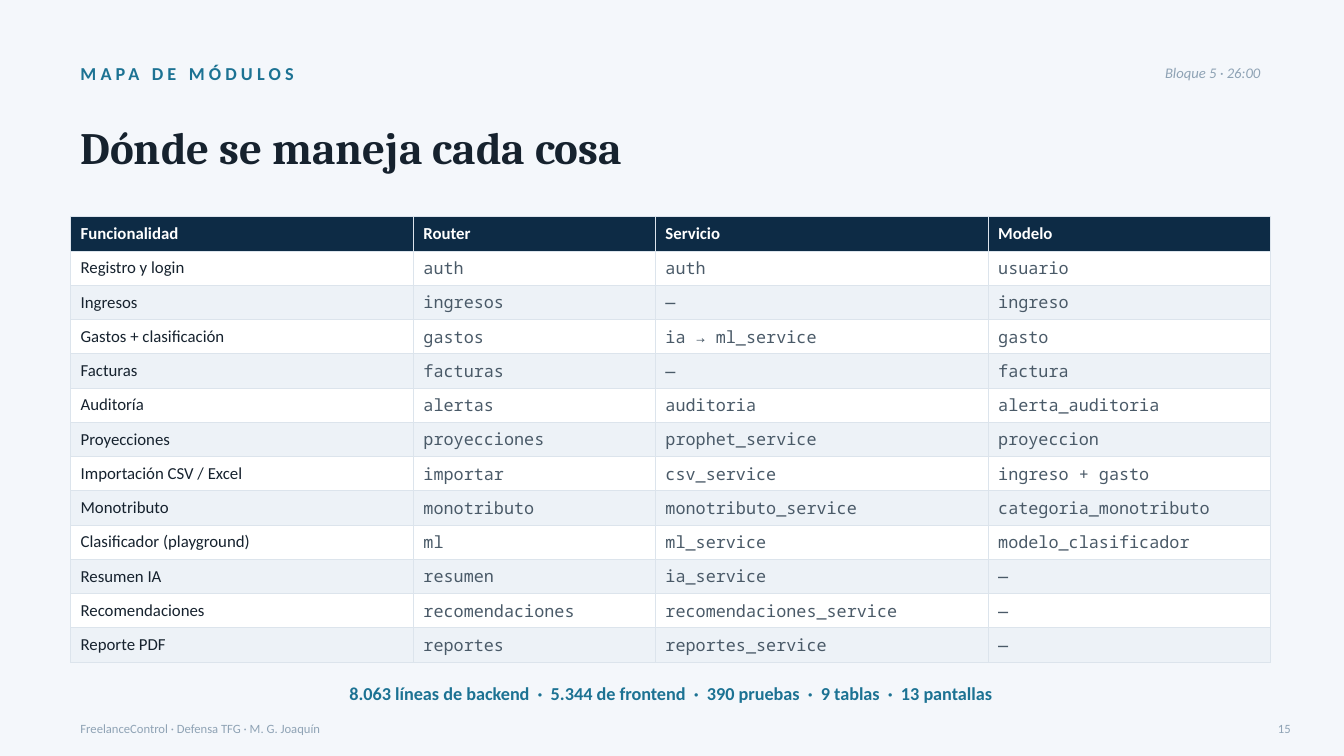
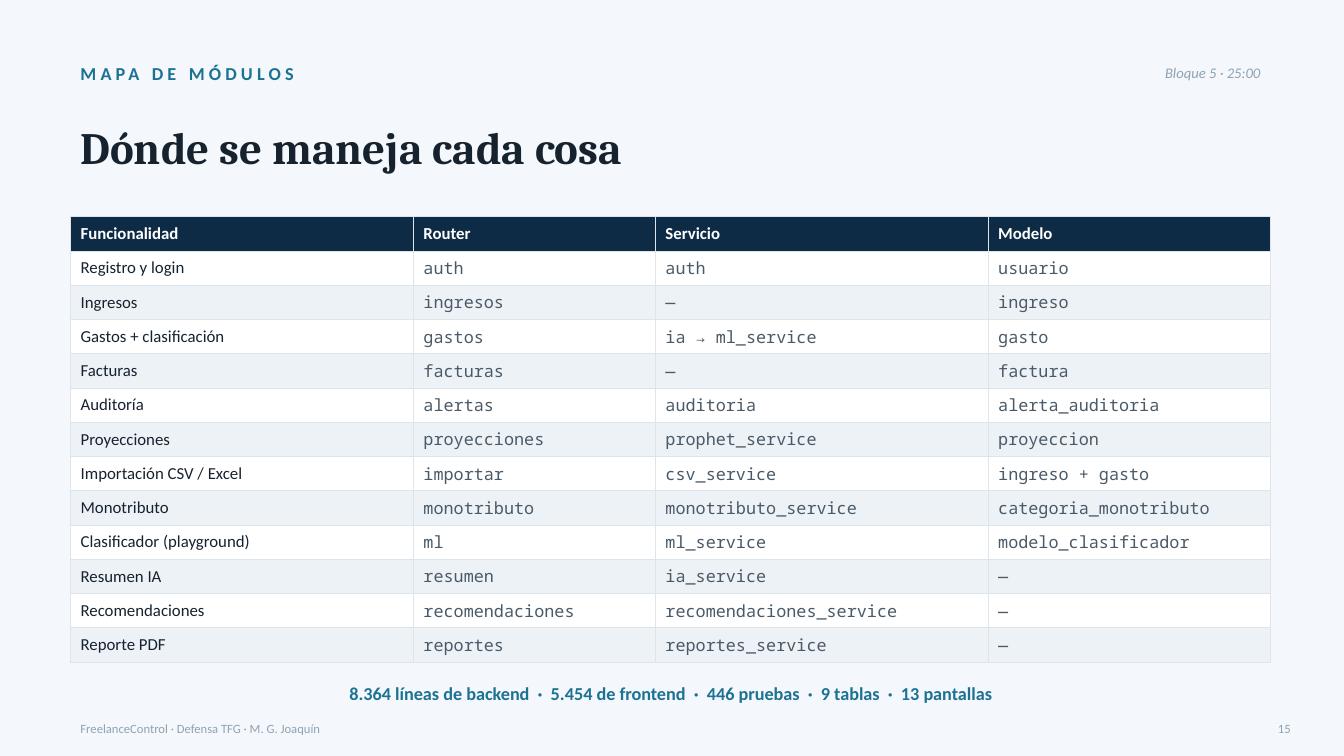
Before and after one commit to marcosjoaquin19/tfg-gestion-financiera-freelancers, a slide deck: slide 15 of defensa_final/slides/FreelanceControl_Defensa_Final.pptx. Drawn at 1344x756 pixels with LibreOffice and Linux fonts; fonts in the diff are those of the drawing. Boxes give left, top, right and bottom in pixels: in the first picture for what was removed or moved away, otherwise in the second. Text is boxed around its words. In the diff, an @@ line names an element or a change of style, - is before the commit and + after.

Commit message:
docs(defensa): ensayo general — video institucional solo, recargar pestañas y diapositivas al día
- Bloque 3: se pasa solo el video institucional; los dos minutos que libera
  van al clasificador (4.2, con "servicio" 0,28 → 0,50 en vivo).
- Antes de entrar: abrir Docker Desktop y recargar cada pestaña después de
  importar el extracto (cada pantalla carga sus datos al abrirse).
- Diapositivas: Strategy con lo medido (SVM 76 % / NB 74 %), seguridad con
  "firmado no es cifrado" y sus límites, el recorrido de 8 pasos, el aviso
  en seis pantallas, el reloj del bloque 5 y los números de hoy.
- Arquitectura: referencias archivo:línea al día y la sección Strategy
  corregida.

```diff
--- a/defensa_final/slides/FreelanceControl_Defensa_Final.pptx
+++ b/defensa_final/slides/FreelanceControl_Defensa_Final.pptx
@@ text at <box>1165,68,1261,80</box>: text changed @@
-Bloque 5 · 26:00
+Bloque 5 · 25:00
@@ text at <box>349,687,993,703</box>: text changed @@
-8.063 líneas de backend · 5.344 de frontend · 390 pruebas · 9 tablas · 13 pantallas
+8.364 líneas de backend · 5.454 de frontend · 446 pruebas · 9 tablas · 13 pantallas
```
Also in this commit, not shown: 15 other slides changed, 1 slide added, 1 slide removed, 4 other files.
